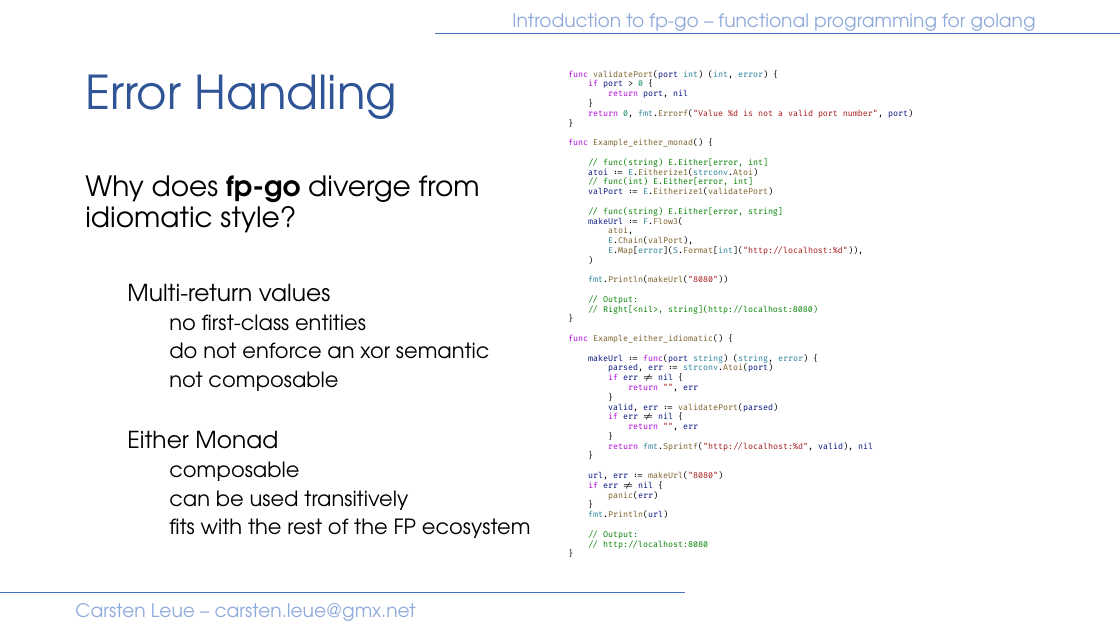
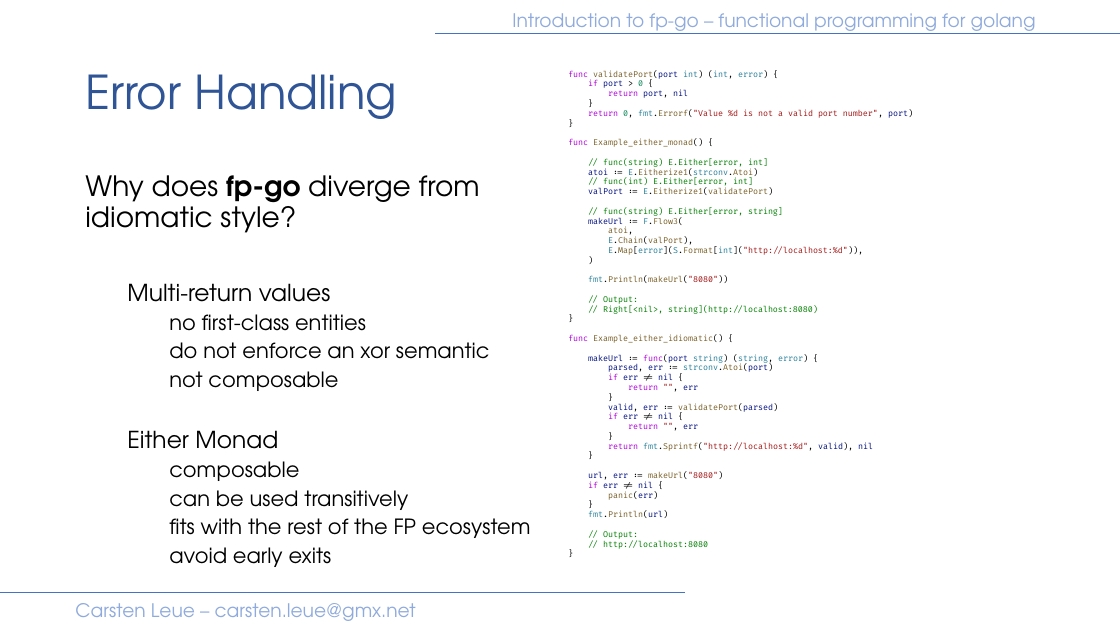
Before and after one commit to IBM/fp-go, a slide deck: slide 25 of samples/presentation/introduction.pptx (slide 20 before the commit). Drawn at 1120x630 pixels with LibreOffice and Linux fonts; fonts in the diff are those of the drawing. Boxes give left, top, right and bottom in pixels: in the first picture for what was removed or moved away, otherwise in the second. Text is boxed around its words. In the diff, an @@ line names an element or a change of style, - is before the commit and + after.

```diff
--- a/samples/presentation/introduction.pptx
+++ b/samples/presentation/introduction.pptx
@@ text at (169, 547, 332, 567): paragraph added @@
+    avoid early exits
```
Also in this commit, not shown: 7 other slides changed, 12 slides added, 4 other files.
